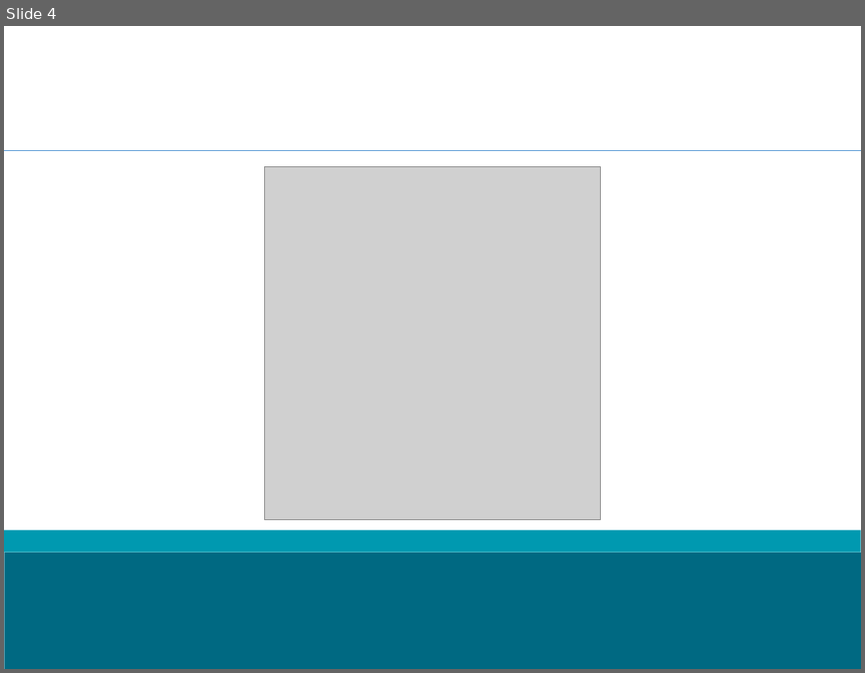
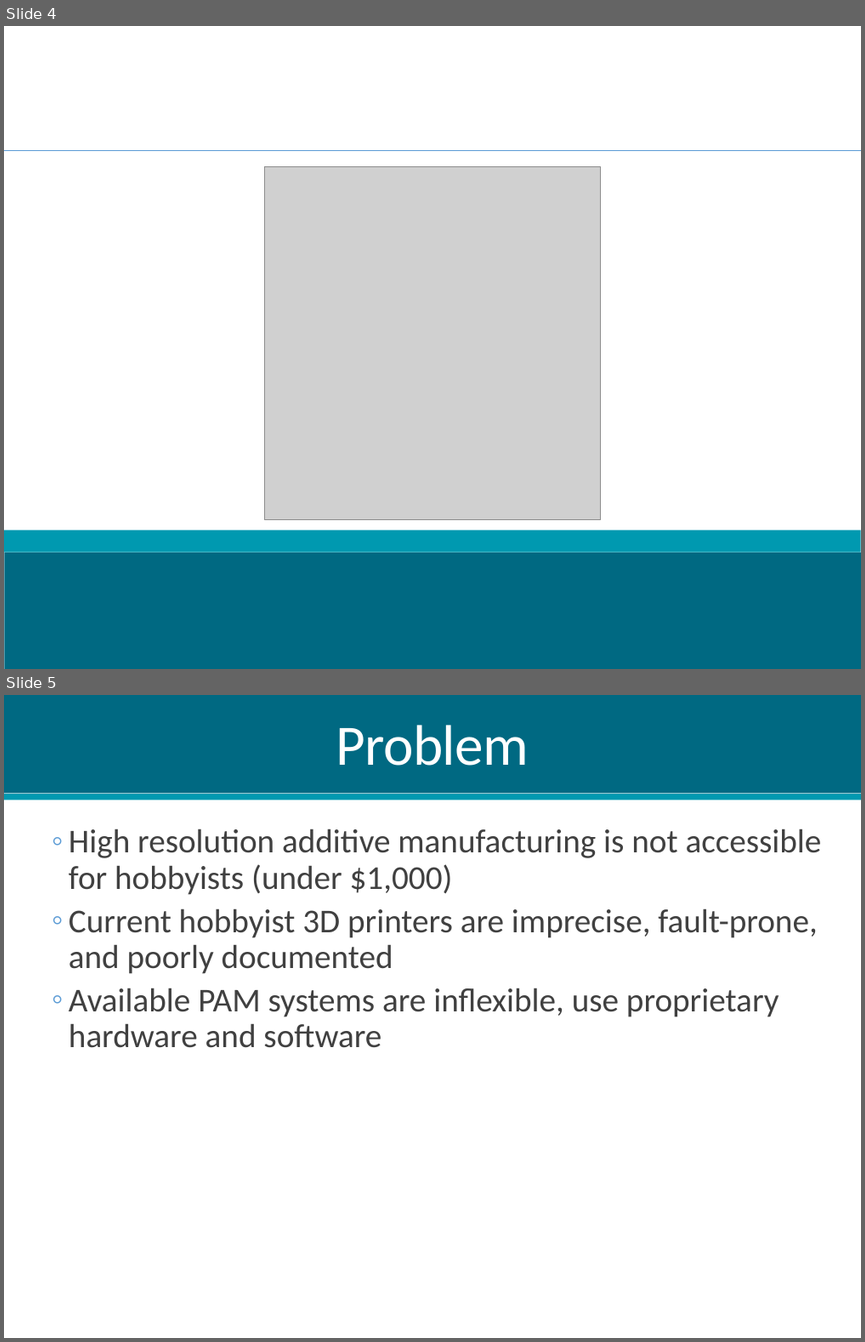
Before and after one commit to dan-olsen/SeniorDesign, a slide deck: Poster/ProjectPAMPoster.pptx. Shown one above the other, each under a label of ours: slide 4 before the commit, slides 4 and 5 after it. The pictures are 865x673 and 865x1342 pixels, drawn with LibreOffice and Linux fonts; fonts in the diff are those of the drawing; grey boxes stand for pictures. Boxes give left, top, right and bottom in pixels: in the first picture for what was removed or moved away, otherwise in the second. Text is boxed around its words. In the diff, an @@ line names an element or a change of style, - is before the commit and + after.

```diff
--- a/Poster/ProjectPAMPoster.pptx
+++ b/Poster/ProjectPAMPoster.pptx
@@ slide 5 added at <box>4,695,861,1338</box>, background #FFFFFF @@
@@ rectangle added at <box>4,695,861,794</box>, fill #006982 @@
@@ title added at <box>336,725,528,766</box>, 48 pt, text #FFFFFF @@
+Problem
@@ rectangle added at <box>4,794,861,800</box>, fill #0099B0 @@
@@ text added at <box>69,828,822,1048</box>, 28 pt, text #404040 @@
+  ◦ High resolution additive manufacturing is not accessible for hobbyists (under $1,000)
+  ◦ Current hobbyist 3D printers are imprecise, fault-prone, and poorly documented
+  ◦ Available PAM systems are inflexible, use proprietary hardware and software
```
Also in this commit, not shown: 10 other slides added.
